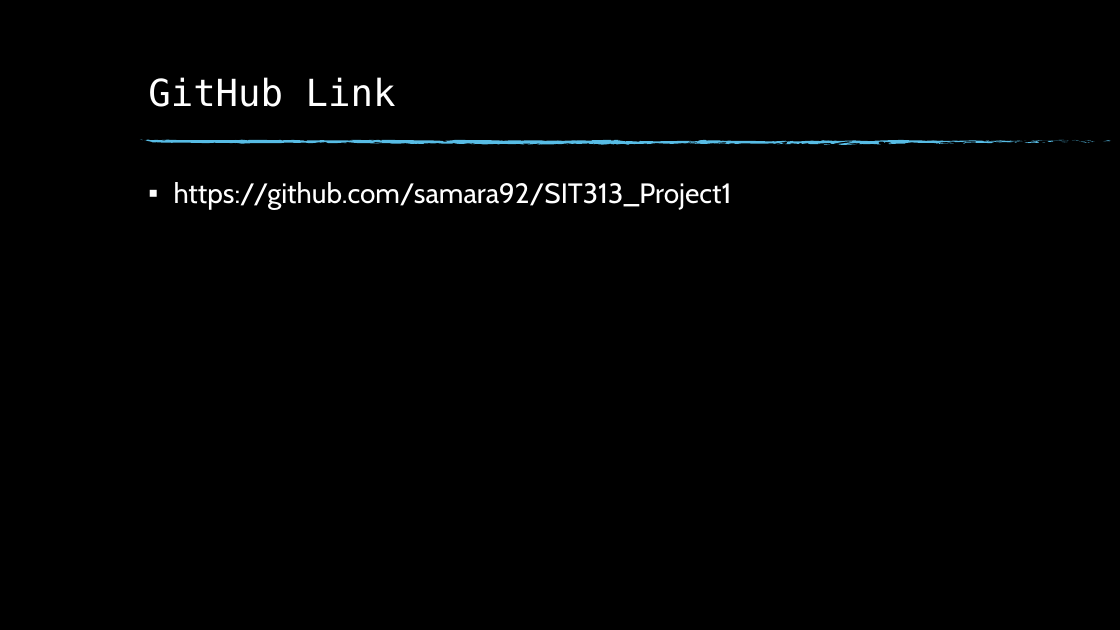
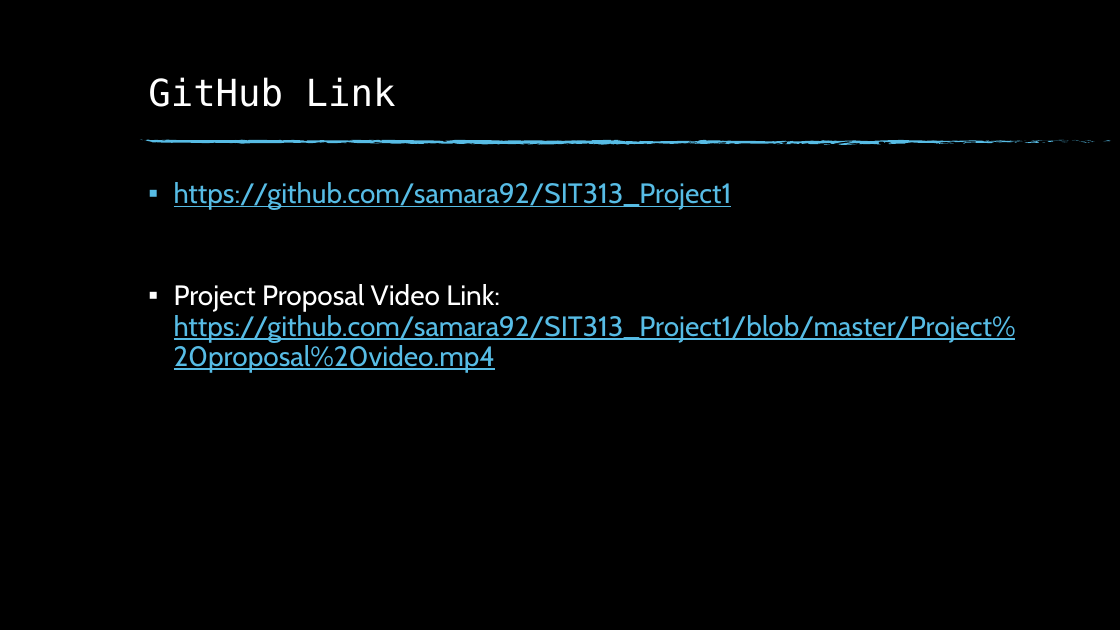
Before and after one commit to samara92/SIT313_Project1, a slide deck: slide 5 of SIT313 - Project1 proposal.pptx. Drawn at 1120x630 pixels with LibreOffice and Linux fonts; fonts in the diff are those of the drawing; background and template pictures are left out. Boxes give left, top, right and bottom in pixels: in the first picture for what was removed or moved away, otherwise in the second. Text is boxed around its words. In the diff, an @@ line names an element or a change of style, - is before the commit and + after.

Commit message:
Project Proposal

```diff
--- a/SIT313 - Project1 proposal.pptx
+++ b/SIT313 - Project1 proposal.pptx
@@ text at [174,182,732,209]: text colour #FFFFFF to #57BCE5, underline on in "https://github.com/samara92/SIT313_Project1" @@
@@ text at [174,284,1016,372]: paragraph added @@
+▪ Project Proposal Video Link: https://github.com/samara92/SIT313_Project1/blob/master/Project%20proposal%20video.mp4
```
